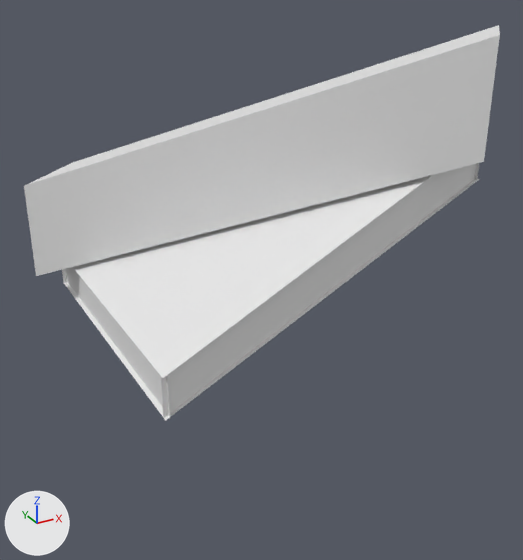
An edit to the OBJ model src/main/resources/assets/murim/models/block/roof_tile_course_low_high_outer.obj, drawn before and after from the same camera.
One viewpoint serves both versions: a camera (50 mm lens) standing at (-0.534, -2.478, 1.446) and looking at (0.511, -0.578, 0.497). The axes (+X, +Y, +Z) are drawn at lower left. The lights are the same throughout. The older version comes first. Materials are left out; every surface is plain grey. Where no turn or scale is listed for an object, it has been applied to the vertices. Vertices at exactly the same position are counted once.

The scene before the commit, as lines of its bpy script (objects in view):
```python
me_roof_tile_course_low_high_outer = bpy.data.meshes.new('roof_tile_course_low_high_outer')
me_roof_tile_course_low_high_outer.from_pydata(...)  # 32 vertices, 12 faces; spans x -0.11..1.11, y -1.11..0.11, z 0.375..1.281
# faces by material slot: [4, 4, 4]
me_roof_tile_course_low_high_outer.materials.append(mat_cream)
me_roof_tile_course_low_high_outer.materials.append(mat_tiles)
me_roof_tile_course_low_high_outer.materials.append(mat_tiles_x)
ob_roof_tile_course_low_high_outer = bpy.data.objects.new('roof_tile_course_low_high_outer', me_roof_tile_course_low_high_outer)
ob_roof_tile_course_low_high_outer.location = (0.0, 0.0, 0.0)
```
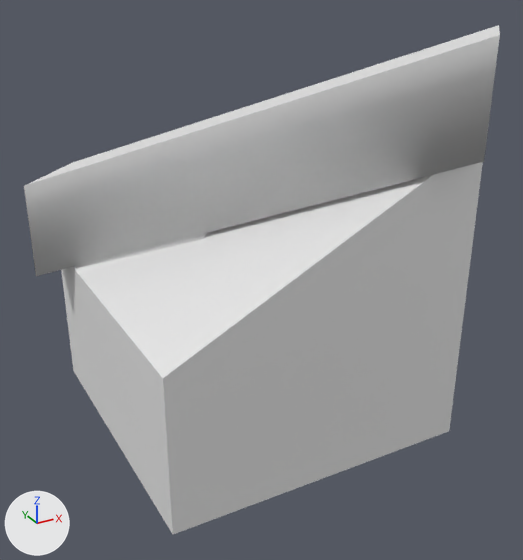
Where the change shows, as pixel boxes (x1, y1, x2, y2) in the pictures (523 x 560 px):
'roof_tile_course_low_high_outer', reshaped (28% taller): before (24, 25, 500, 421); after (24, 25, 500, 534)
part 1 of me_roof_tile_course_low_high_outer, deleted (mostly hidden): before (474, 163, 479, 180)
part 2 of me_roof_tile_course_low_high_outer, built on: before (62, 164, 481, 421); after (61, 162, 483, 534)

The edits, one by one:
me_roof_tile_course_low_high_outer is used by ob_roof_tile_course_low_high_outer; location (0.0, 0.0, 0.0).
me_roof_tile_course_low_high_outer had 32 vertices, 12 faces and spanned x -0.11..1.11, y -1.11..0.11, z 0.375..1.281.
me_roof_tile_course_low_high_outer now has 56 vertices, 38 faces and spans x -0.11..1.11, y -1.11..0.11, z 0.0..1.281.
me_roof_tile_course_low_high_outer part 1: the loose piece of 4 vertices spanning x 0.988, y -1.0..0.0, z 0.375..1.0 is deleted.
Part 2, on me_roof_tile_course_low_high_outer:
12 vertices are removed from x 0.0..1.0, y -1.0..0.0, z 0.375..1.0.
8 faces are deleted.
40 vertices are added at x 0.0..1.075, y -1.0..0.0, z 0.0..1.0.
35 new faces join them.
